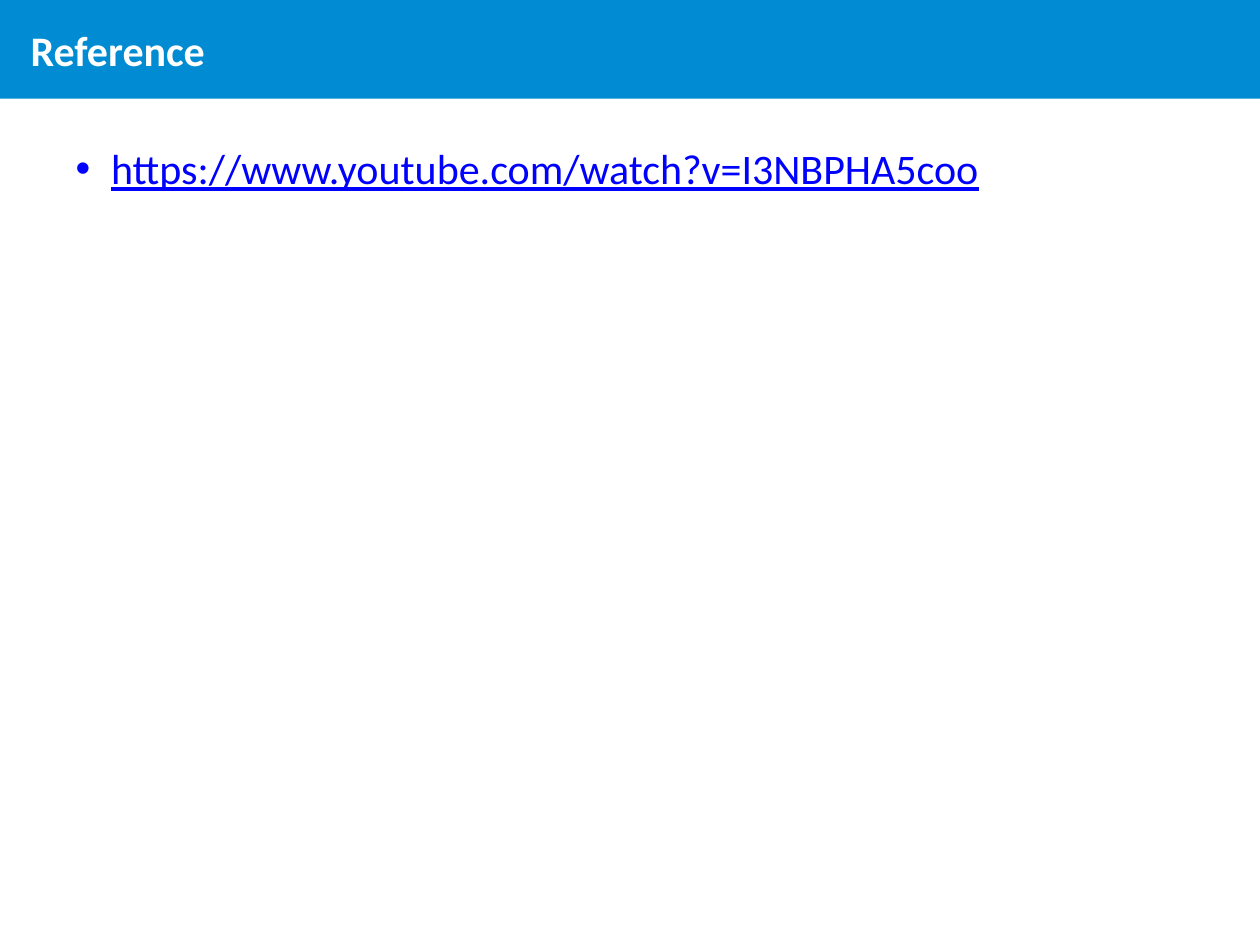
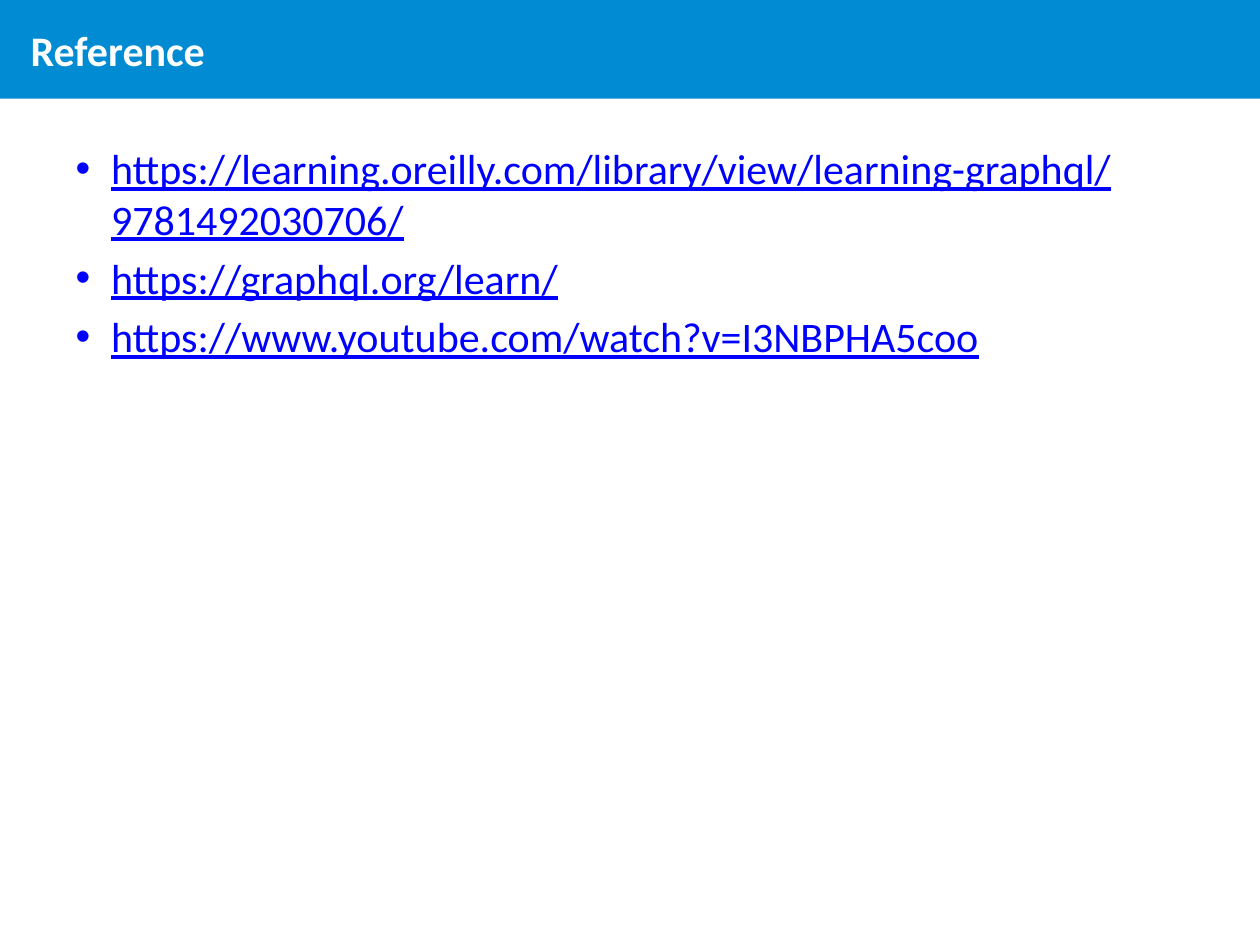
Before and after one commit to ElviraPratiwi/demoGraphql, a slide deck: slide 25 of Learn Graphql.pptx. Drawn at 1260x945 pixels with LibreOffice and Linux fonts; fonts in the diff are those of the drawing; background and template pictures are left out. Boxes give left, top, right and bottom in pixels: in the first picture for what was removed or moved away, otherwise in the second. Text is boxed around its words. In the diff, an @@ line names an element or a change of style, - is before the commit and + after.

Commit message:
update ppt

```diff
--- a/Learn Graphql.pptx
+++ b/Learn Graphql.pptx
@@ text at (x1=111, y1=154, x2=1111, y2=302): paragraphs added @@
+• https://learning.oreilly.com/library/view/learning-graphql/9781492030706/
+• https://graphql.org/learn/
```
Also in this commit, not shown: 3 other slides changed.
